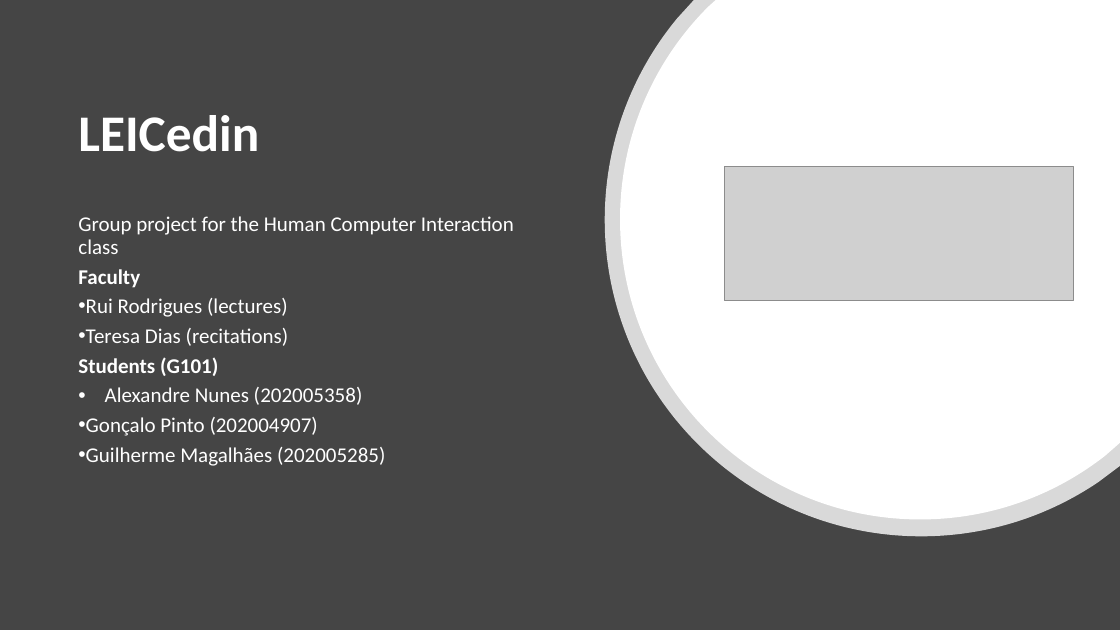
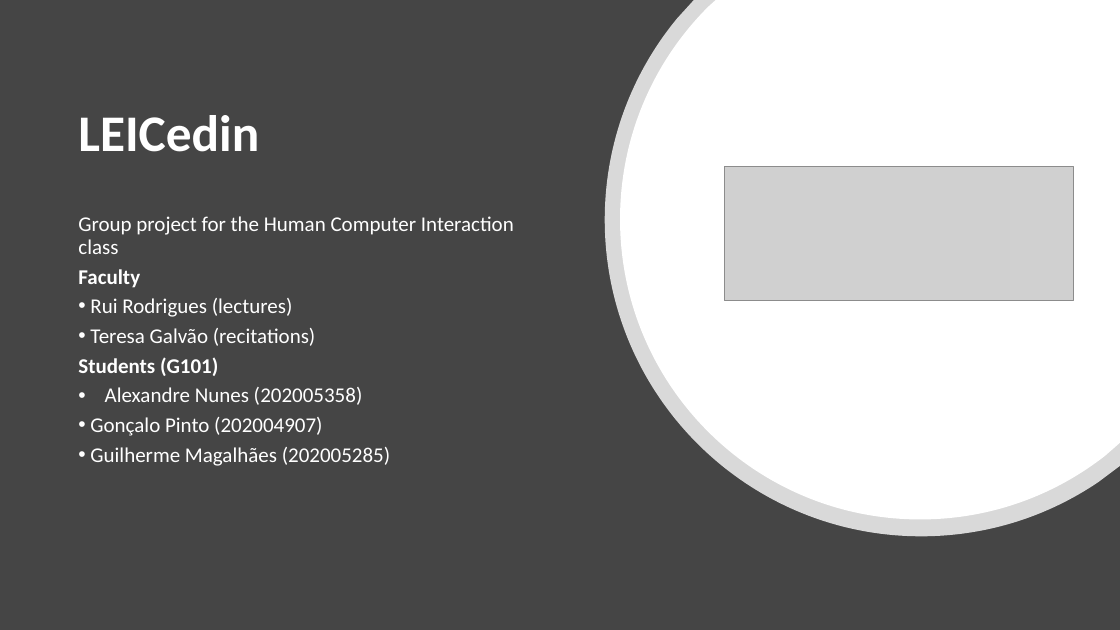
Before and after one commit to guilhermewastaken/HCI, a slide deck: slide 1 of IPC.pptx. Drawn at 1120x630 pixels with LibreOffice and Linux fonts; fonts in the diff are those of the drawing; grey boxes stand for pictures. Boxes give left, top, right and bottom in pixels: in the first picture for what was removed or moved away, otherwise in the second. Text is boxed around its words. In the diff, an @@ line names an element or a change of style, - is before the commit and + after.

```diff
--- a/IPC.pptx
+++ b/IPC.pptx
@@ text at box(90, 328, 315, 346): text changed @@
-• Teresa Dias (recitations)
+• Teresa Galvão (recitations)
```
Also in this commit, not shown: 4 other files.
